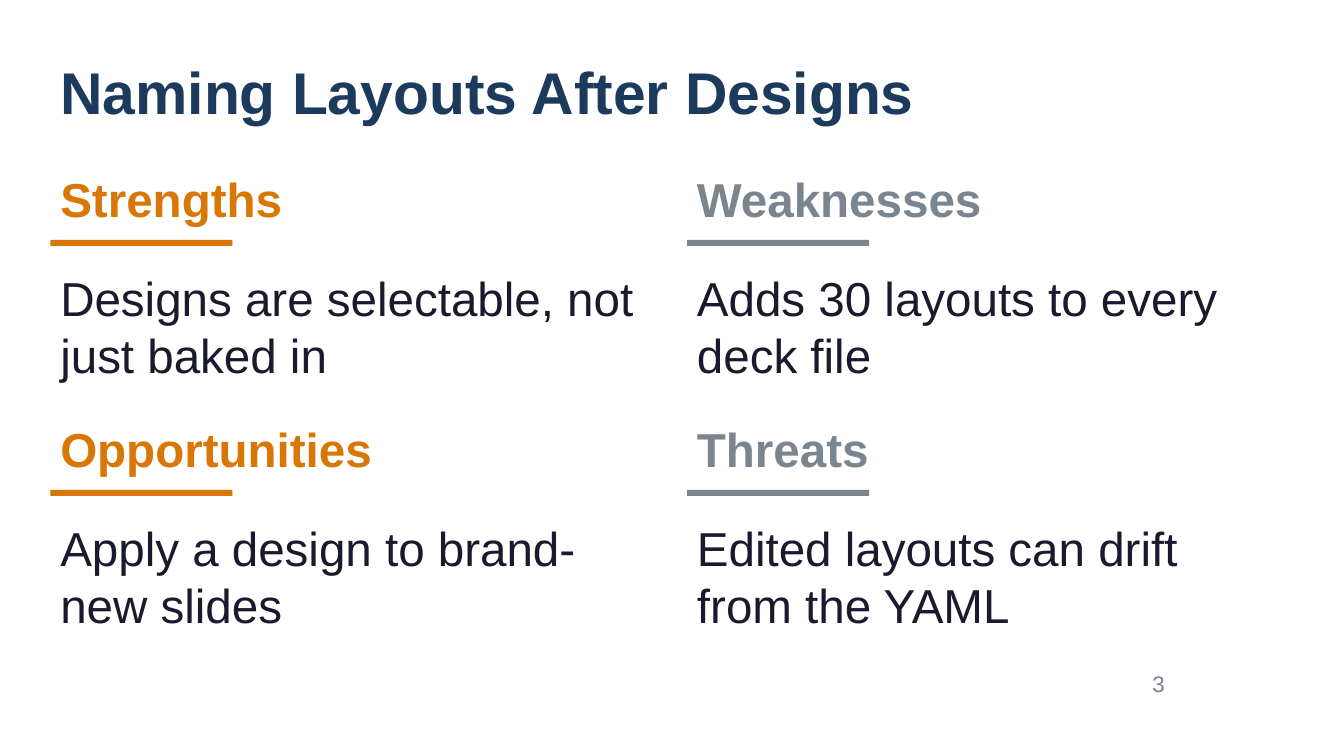
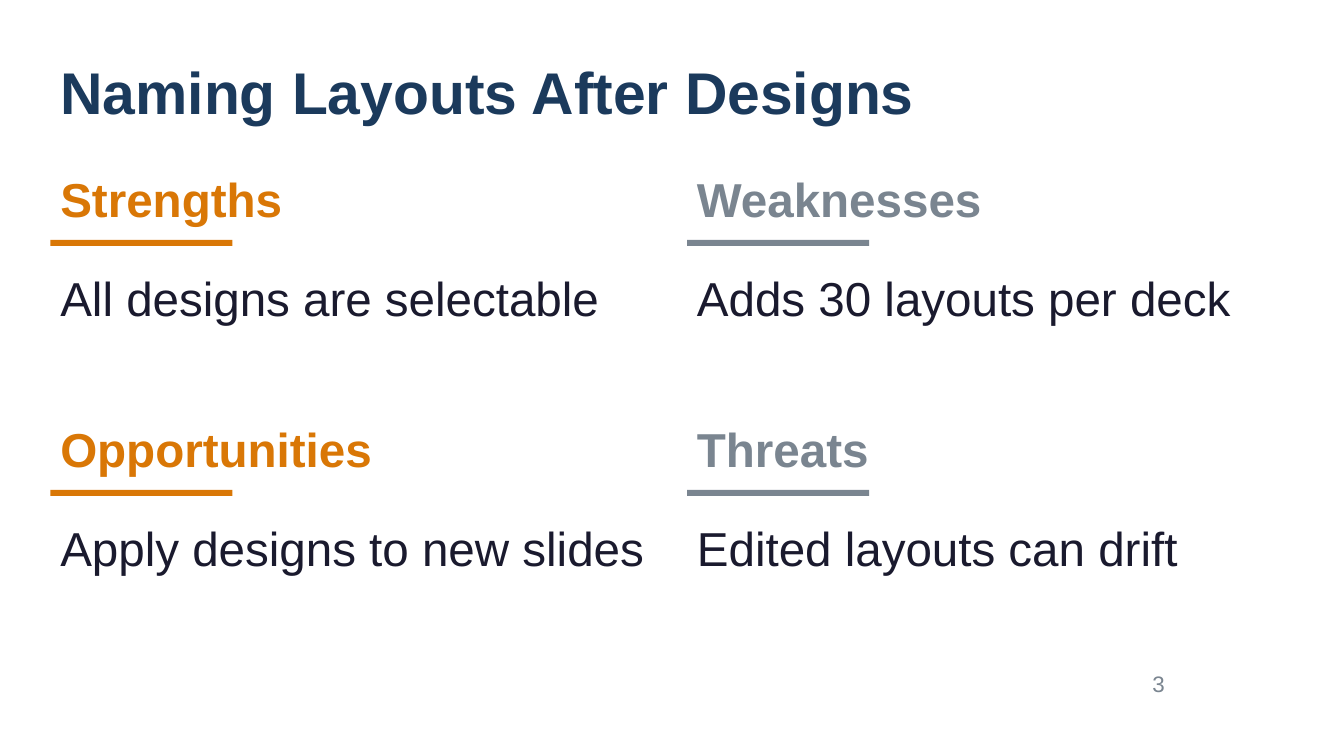
Before and after one commit to Victor-Palacios/SLaiDES, a slide deck: slide 3 of examples/theme-layouts-demo/deck.pptx. Drawn at 1344x756 pixels with LibreOffice and Linux fonts; fonts in the diff are those of the drawing. Boxes give left, top, right and bottom in pixels: in the first picture for what was removed or moved away, otherwise in the second. Text is boxed around its words. In the diff, an @@ line names an element or a change of style, - is before the commit and + after.

```diff
--- a/examples/theme-layouts-demo/deck.pptx
+++ b/examples/theme-layouts-demo/deck.pptx
@@ text at [60, 281, 599, 326]: text changed @@
-Designs are selectable, not just baked in
+All designs are selectable
@@ text at [697, 281, 1230, 326]: text changed @@
-Adds 30 layouts to every deck file
+Adds 30 layouts per deck
@@ text at [60, 531, 644, 576]: text changed @@
-Apply a design to brand-new slides
+Apply designs to new slides
@@ text at [697, 531, 1177, 576]: text changed @@
-Edited layouts can drift from the YAML
+Edited layouts can drift
```
Also in this commit, not shown: 45 other files.
